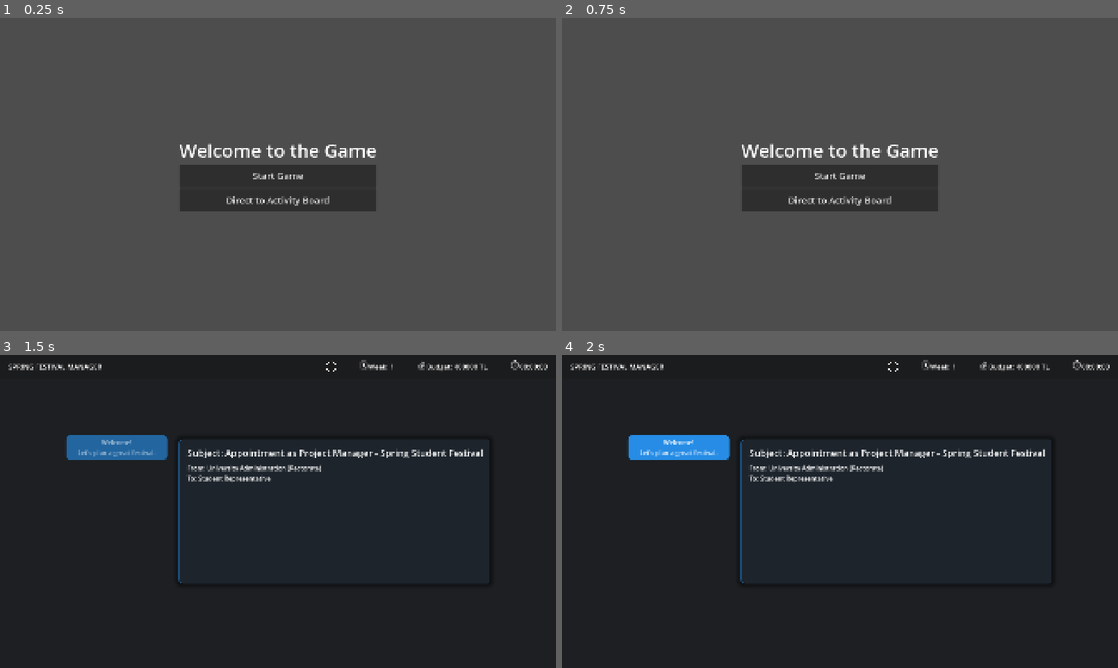
Above: before the commit, frames 1-4 (two rows, left to right).
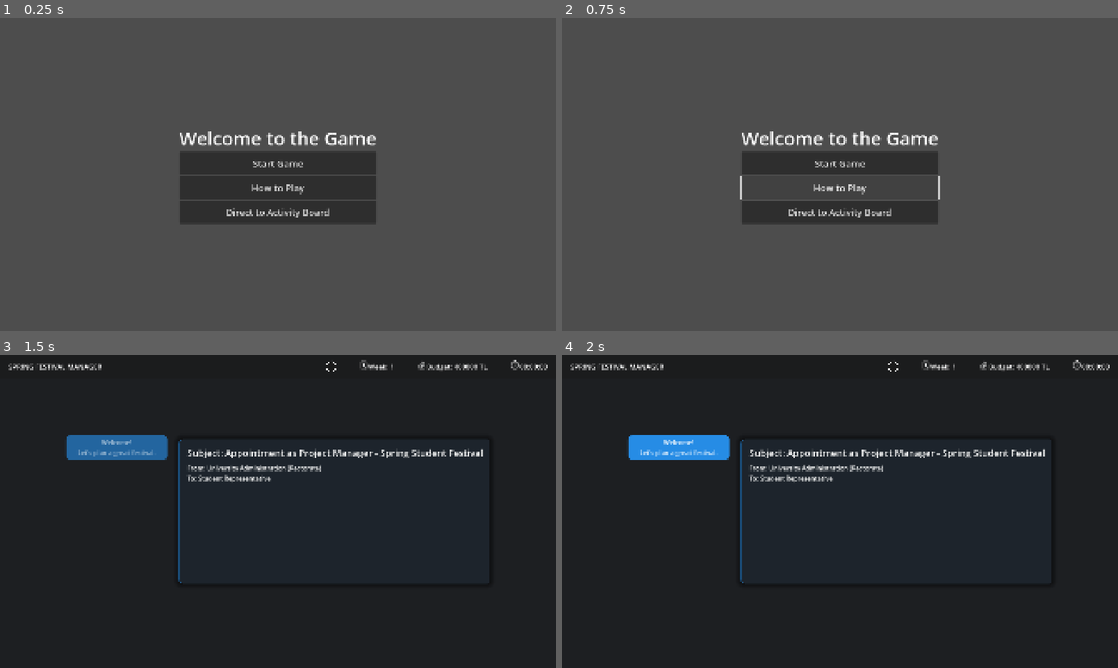
Above: after the commit, the same moments.

Repository: oozankoyuncu/Bitirme-Projesi
Game: Godot game, scene res://main_menu.tscn
Two runs of this game, one before a commit and one after it. Both use one fixed random seed, a clock stepped at 60 frames per second and the inputs below.
Inputs (mouse positions are in pixels of both pictures, inside the frame that each line leads up to):
- Up to frame 1 (0.25 s): no input
- Up to frame 2 (0.75 s): click (840, 187) at 0.5 s, where only the run after the commit has a clickable "How to Play"
- Up to frame 3 (1.5 s): click "Start Game" at 1.25 s
- Up to frame 4 (2 s): no input

The runs differ from the first frame. In frame 1, 4.3% of the frame differs, in the area x 32-68%, y 36-66%; in frame 2, 4.4%; in frame 3, nothing differs; in frame 4, nothing differs.

Commit message:
how to play video added

Diff:
--- a/scripts/main_menu.gd
+++ b/scripts/main_menu.gd
@@ -1,6 +1,20 @@
 extends Control
 
 @export var game_scene: PackedScene
+
+var video_overlay: ColorRect
+var video_player: VideoStreamPlayer
+var close_btn: Button
+
+# Playback kontrolleri
+var play_pause_btn: Button
+var rewind_btn: Button
+var forward_btn: Button
+var seek_slider: HSlider
+var time_label: Label
+var controls_bar: PanelContainer
+var is_slider_dragging: bool = false
+var SEEK_STEP: float = 10.0
 
 func _ready():
 	$CenterContainer/VBoxContainer/Label.add_theme_font_size_override("font_size", 64)
@@ -8,6 +22,18 @@
 	$CenterContainer/VBoxContainer/StartButton.add_theme_font_size_override("font_size", 32)
 	$CenterContainer/VBoxContainer/StartButton.pressed.connect(_on_start_pressed)
 
+	# --- How to Play butonu ---
+	var how_to_play_btn = Button.new()
+	how_to_play_btn.text = "How to Play"
+	how_to_play_btn.custom_minimum_size = Vector2(400, 80)
+	how_to_play_btn.add_theme_font_size_override("font_size", 32)
+	how_to_play_btn.pressed.connect(_on_how_to_play_pressed)
+	# StartButton'dan hemen sonra ekle
+	var start_idx = $CenterContainer/VBoxContainer/StartButton.get_index()
+	$CenterContainer/VBoxContainer.add_child(how_to_play_btn)
+	$CenterContainer/VBoxContainer.move_child(how_to_play_btn, start_idx + 1)
+
+	# --- Skip butonu ---
 	var skip_btn = Button.new()
 	skip_btn.text = "Direct to Activity Board"
 	skip_btn.custom_minimum_size = Vector2(400, 80)
@@ -23,9 +49,183 @@
 	else:
 		$CenterContainer/VBoxContainer.add_child(skip_btn)
 
+	# --- Video overlay (başta gizli) ---
+	_create_video_overlay()
+	set_process(false)
+
+func _process(_delta):
+	if not video_overlay.visible or video_player.stream == null:
+		return
+	var length = video_player.get_stream_length()
+	var pos = video_player.stream_position
+	# Slider'ı güncelle (kullanıcı sürüklemiyorsa)
+	if not is_slider_dragging and length > 0:
+		seek_slider.value = pos / length * 100.0
+	# Zaman etiketini güncelle
+	time_label.text = _format_time(pos) + " / " + _format_time(length)
+
+func _create_video_overlay():
+	# Yarı-saydam siyah arka plan
+	video_overlay = ColorRect.new()
+	video_overlay.color = Color(0, 0, 0, 0.95)
+	video_overlay.set_anchors_preset(Control.PRESET_FULL_RECT)
+	video_overlay.visible = false
+	video_overlay.mouse_filter = Control.MOUSE_FILTER_STOP
+	add_child(video_overlay)
+
+	# Video oynatıcı – ekranı kaplar (alt kısımda kontrol çubuğuna yer bırak)
+	video_player = VideoStreamPlayer.new()
+	video_player.set_anchors_preset(Control.PRESET_FULL_RECT)
+	video_player.anchor_bottom = 1.0
+	video_player.offset_bottom = -80
+	video_player.expand = true
+	video_player.finished.connect(_on_video_finished)
+	video_overlay.add_child(video_player)
+
+	# Kapat / Geri butonu (sağ üst köşe)
+	close_btn = Button.new()
+	close_btn.text = "✕  Close"
+	close_btn.add_theme_font_size_override("font_size", 24)
+	close_btn.set_anchors_preset(Control.PRESET_TOP_RIGHT)
+	close_btn.position = Vector2(-160, 12)
+	close_btn.custom_minimum_size = Vector2(140, 44)
+	close_btn.pressed.connect(_on_close_video_pressed)
+	video_overlay.add_child(close_btn)
+
+	# ====== Alt Kontrol Çubuğu ======
+	controls_bar = PanelContainer.new()
+	controls_bar.set_anchors_preset(Control.PRESET_BOTTOM_WIDE)
+	controls_bar.anchor_top = 1.0
+	controls_bar.anchor_bottom = 1.0
+	controls_bar.offset_top = -80
+	controls_bar.offset_bottom = 0
+	# Koyu yarı-saydam arka plan stili
+	var style = StyleBoxFlat.new()
+	style.bg_color = Color(0.08, 0.08, 0.12, 0.9)
+	style.content_margin_left = 20
+	style.content_margin_right = 20
+	style.content_margin_top = 8
+	style.content_margin_bottom = 8
+	controls_bar.add_theme_stylebox_override("panel", style)
+	video_overlay.add_child(controls_bar)
+
+	# Ana yatay konteyner
+	var main_vbox = VBoxContainer.new()
+	main_vbox.set_anchors_preset(Control.PRESET_FULL_RECT)
+	main_vbox.add_theme_constant_override("separation", 4)
+	controls_bar.add_child(main_vbox)
+
+	# --- Üst satır: Seek slider ---
+	seek_slider = HSlider.new()
+	seek_slider.min_value = 0.0
+	seek_slider.max_value = 100.0
+	seek_slider.step = 0.1
+	seek_slider.value = 0.0
+	seek_slider.custom_minimum_size = Vector2(0, 24)
+	seek_slider.size_flags_horizontal = Control.SIZE_EXPAND_FILL
+	seek_slider.drag_started.connect(_on_slider_drag_started)
+	seek_slider.drag_ended.connect(_on_slider_drag_ended)
+	main_vbox.add_child(seek_slider)
+
+	# --- Alt satır: Butonlar + zaman ---
+	var btn_row = HBoxContainer.new()
+	btn_row.alignment = BoxContainer.ALIGNMENT_CENTER
+	btn_row.add_theme_constant_override("separation", 16)
+	main_vbox.add_child(btn_row)
+
+	# 10 saniye geri
+	rewind_btn = Button.new()
+	rewind_btn.text = "⏪ 10s"
+	rewind_btn.add_theme_font_size_override("font_size", 22)
+	rewind_btn.custom_minimum_size = Vector2(100, 38)
+	rewind_btn.pressed.connect(_on_rewind_pressed)
+	btn_row.add_child(rewind_btn)
+
+	# Oynat / Duraklat
+	play_pause_btn = Button.new()
+	play_pause_btn.text = "⏸ Pause"
+	play_pause_btn.add_theme_font_size_override("font_size", 22)
+	play_pause_btn.custom_minimum_size = Vector2(120, 38)
+	play_pause_btn.pressed.connect(_on_play_pause_pressed)
+	btn_row.add_child(play_pause_btn)
+
+	# 10 saniye ileri
+	forward_btn = Button.new()
+	forward_btn.text = "10s ⏩"
+	forward_btn.add_theme_font_size_override("font_size", 22)
+	forward_btn.custom_minimum_size = Vector2(100, 38)
+	forward_btn.pressed.connect(_on_forward_pressed)
+	btn_row.add_child(forward_btn)
+
+	# Zaman etiketi
+	time_label = Label.new()
+	time_label.text = "00:00 / 00:00"
+	time_label.add_theme_font_size_override("font_size", 20)
+	time_label.add_theme_color_override("font_color", Color(0.85, 0.85, 0.85))
+	btn_row.add_child(time_label)
+
+# ========== Video kontrol fonksiyonları ==========
+
+func _on_how_to_play_pressed():
+	var stream = load("res://Project Report and Documents/howtoplay.ogv")
+	if stream == null:
+		push_error("howtoplay.ogv yüklenemedi!")
+		return
+	video_player.stream = stream
+	video_overlay.visible = true
+	video_player.play()
+	play_pause_btn.text = "⏸ Pause"
+	set_process(true)
+
+func _on_play_pause_pressed():
+	if video_player.paused:
+		video_player.paused = false
+		play_pause_btn.text = "⏸ Pause"
+	else:
+		video_player.paused = true
+		play_pause_btn.text = "▶ Play"
+
+func _on_rewind_pressed():
+	var new_pos = max(0.0, video_player.stream_position - SEEK_STEP)
+	video_player.stream_position = new_pos
+
+func _on_forward_pressed():
+	var length = video_player.get_stream_length()
+	var new_pos = min(length, video_player.stream_position + SEEK_STEP)
+	video_player.stream_position = new_pos
+
+func _on_slider_drag_started():
+	is_slider_dragging = true
+
+func _on_slider_drag_ended(value_changed: bool):
+	is_slider_dragging = false
+	if value_changed:
+		var length = video_player.get_stream_length()
+		video_player.stream_position = seek_slider.value / 100.0 * length
+
+func _on_video_finished():
+	_close_video()
+
+func _on_close_video_pressed():
+	_close_video()
+
+func _close_video():
+	video_player.stop()
+	video_overlay.visible = false
+	set_process(false)
+	seek_slider.value = 0
+	time_label.text = "00:00 / 00:00"
+
+func _format_time(seconds: float) -> String:
+	var mins = int(seconds) / 60
+	var secs = int(seconds) % 60
+	return "%02d:%02d" % [mins, secs]
+
+# ========== Menü fonksiyonları ==========
+
 func _on_start_pressed():
 	GameState.skip_onboarding = false
-	# Eğer Inspector’dan game_scene set etmediysen fallback:
+	# Eğer Inspector'dan game_scene set etmediysen fallback:
 	if game_scene == null:
 		if GameState.has_method("reset"):
 			GameState.reset()
